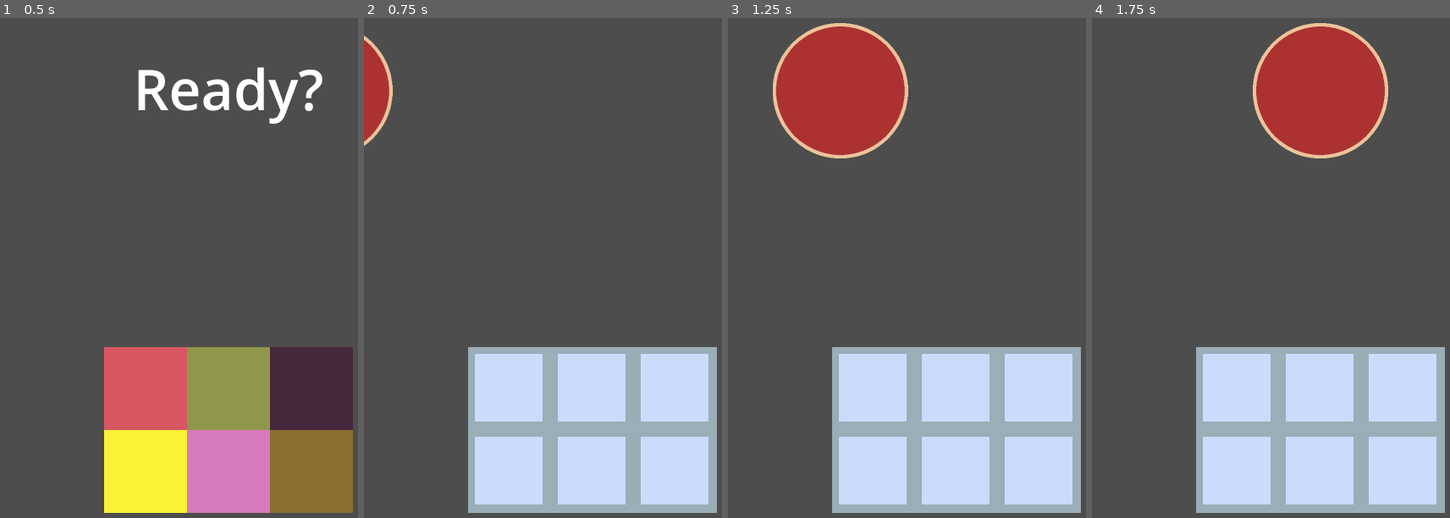
Above: before the commit, frames 1-4 (left to right).
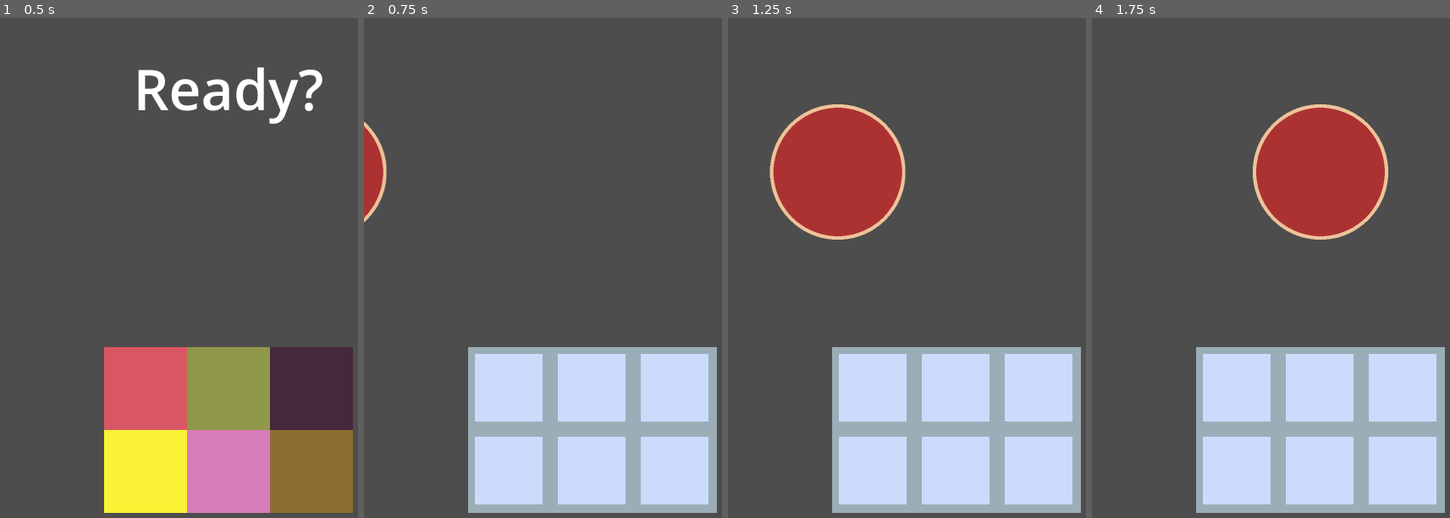
Above: after the commit, the same moments.

Repository: msanatan/EasyPizza
Game: Godot game, scene res://levels/main/game.tscn
The game is run twice, just before and just after one commit, with the same random seed, the same clock (stepped at 60 frames per second) and the same inputs.
Inputs (mouse positions are in pixels of both pictures, inside the frame that each line leads up to):
- Up to frame 1 (0.5 s): no input
- Up to frame 2 (0.75 s): tap Enter at 0.5 s; move the mouse to (510, 388) at 0.52 s; click (510, 388) at 0.6 s
- Up to frame 3 (1.25 s): no input
- Up to frame 4 (1.75 s): move the mouse to (1321, 388) at 1.27 s; click (1321, 388) at 1.35 s

Frame 1 is identical in both runs. In frame 2, 2.0% of the frame differs, in the area x 0-9%, y 3-41%; in frame 3, 12%; in frame 4, 12%, in the area x 44-83%, y 1-45%.

Commit message:
Manage a pool of pizzas
This way, when a player scores, we can make a pizza leave while adding a new one

Diff:
--- a/levels/main/game.gd
+++ b/levels/main/game.gd
@@ -12,24 +12,26 @@
 
 @onready var ingredients_container: Node2D = $IngredientsContainer
 @onready var ready_label: Label = $HUD/ReadyLabel
-@onready var pizza_animation: AnimationPlayer = $Pizza/AnimationPlayer
 
 var current_state: GameState = GameState.READY
 var ingredient_data: Array[IngredientData] = []
 var selected_ingredients: Array[Ingredient] = []
+var pizzas: Array[Pizza]
+var current_pizza: Pizza
 
 func _ready():
 	randomize()
 	ingredient_data = load_resources_from_path()
 	ingredient_data.shuffle()
 	setup_ingredients()
+	setup_pizzas()
 
 
 func _input(event):
 	if current_state == GameState.READY and Input.is_action_just_pressed("click"):
 		current_state = GameState.PLAYING
 		ready_label.hide()
-		pizza_animation.play("pizza_enter_scene")
+		current_pizza.enter_scene()
 		# Make every ingredient active so they can react to the user selection
 		for ingredient in selected_ingredients:
 			ingredient.set_is_playing(true)
@@ -53,6 +55,12 @@
 		ingredients_container.add_child(ingredient)
 		selected_ingredients.append(ingredient)
 
+
+func setup_pizzas():
+	var children = $PizzaPool.get_children()
+	for child in children:
+		pizzas.append(child as Pizza)
+	current_pizza = pizzas[0]
 
 ## Loads the ingredients from the file system
 func load_resources_from_path() -> Array[IngredientData]:
--- a/levels/main/game.tscn
+++ b/levels/main/game.tscn
@@ -1,64 +1,18 @@
-[gd_scene load_steps=8 format=3 uid="uid://dxp5s1pwqmlg2"]
+[gd_scene load_steps=4 format=3 uid="uid://dxp5s1pwqmlg2"]
 
 [ext_resource type="Script" path="res://levels/main/game.gd" id="1_ey8fq"]
 [ext_resource type="PackedScene" uid="uid://ba4wxpnile4r0" path="res://ingredients/ingredient/ingredient.tscn" id="2_e1ilo"]
-[ext_resource type="Texture2D" uid="uid://ctes3ctutw8n5" path="res://assets/images/pizza-placeholder.png" id="3_b02xl"]
-
-[sub_resource type="Animation" id="Animation_1gsp6"]
-length = 0.001
-tracks/0/type = "value"
-tracks/0/imported = false
-tracks/0/enabled = true
-tracks/0/path = NodePath(".:position")
-tracks/0/interp = 1
-tracks/0/loop_wrap = true
-tracks/0/keys = {
-"times": PackedFloat32Array(0),
-"transitions": PackedFloat32Array(1),
-"update": 0,
-"values": [Vector2(-160, 320)]
-}
-
-[sub_resource type="Animation" id="Animation_jgq6y"]
-resource_name = "pizza_enter_scene"
-tracks/0/type = "value"
-tracks/0/imported = false
-tracks/0/enabled = true
-tracks/0/path = NodePath(".:position")
-tracks/0/interp = 1
-tracks/0/loop_wrap = true
-tracks/0/keys = {
-"times": PackedFloat32Array(0, 1),
-"transitions": PackedFloat32Array(1, 1),
-"update": 0,
-"values": [Vector2(-176, 320), Vector2(540, 320)]
-}
-
-[sub_resource type="Animation" id="Animation_b1x7j"]
-resource_name = "pizza_exit_scene"
-tracks/0/type = "value"
-tracks/0/imported = false
-tracks/0/enabled = true
-tracks/0/path = NodePath(".:position")
-tracks/0/interp = 1
-tracks/0/loop_wrap = true
-tracks/0/keys = {
-"times": PackedFloat32Array(0, 1),
-"transitions": PackedFloat32Array(1, 1),
-"update": 0,
-"values": [Vector2(540, 320), Vector2(540, -176)]
-}
-
-[sub_resource type="AnimationLibrary" id="AnimationLibrary_qdv0e"]
-_data = {
-"RESET": SubResource("Animation_1gsp6"),
-"pizza_enter_scene": SubResource("Animation_jgq6y"),
-"pizza_exit_scene": SubResource("Animation_b1x7j")
-}
+[ext_resource type="PackedScene" uid="uid://11imkwjsocn7" path="res://pizza/pizza.tscn" id="3_yf4nk"]
 
 [node name="Game" type="Node2D"]
 script = ExtResource("1_ey8fq")
 ingredient_scene = ExtResource("2_e1ilo")
+
+[node name="PizzaPool" type="Node2D" parent="."]
+
+[node name="Pizza01" parent="PizzaPool" instance=ExtResource("3_yf4nk")]
+
+[node name="Pizza02" parent="PizzaPool" instance=ExtResource("3_yf4nk")]
 
 [node name="HUD" type="CanvasLayer" parent="."]
 
@@ -75,14 +29,5 @@
 theme_override_font_sizes/font_size = 132
 text = "Ready?"
 
-[node name="Pizza" type="Sprite2D" parent="."]
-position = Vector2(-160, 320)
-texture = ExtResource("3_b02xl")
-
-[node name="AnimationPlayer" type="AnimationPlayer" parent="Pizza"]
-libraries = {
-"": SubResource("AnimationLibrary_qdv0e")
-}
-
 [node name="IngredientsContainer" type="Node2D" parent="."]
 position = Vector2(540, 1024)
